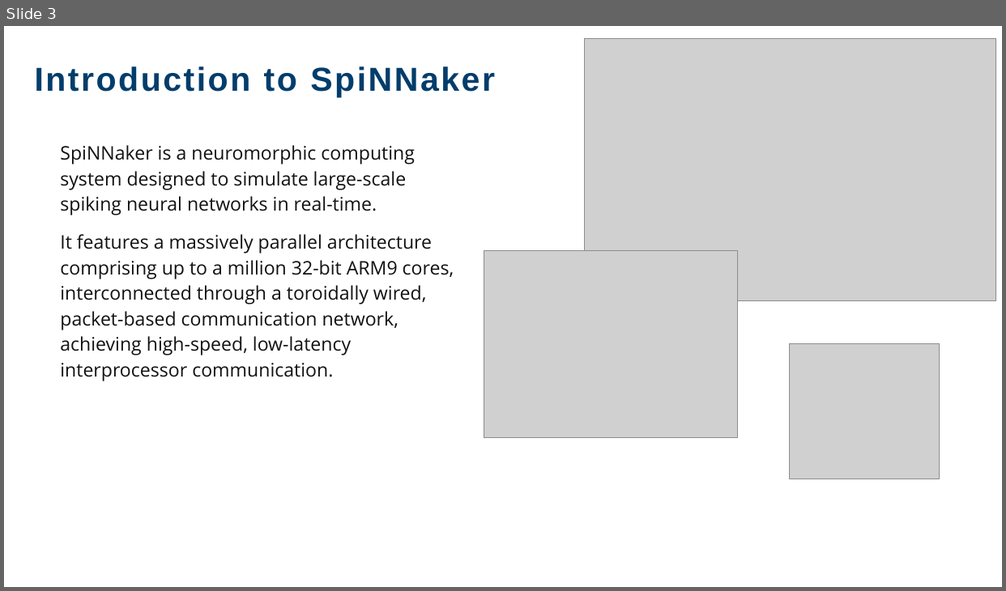
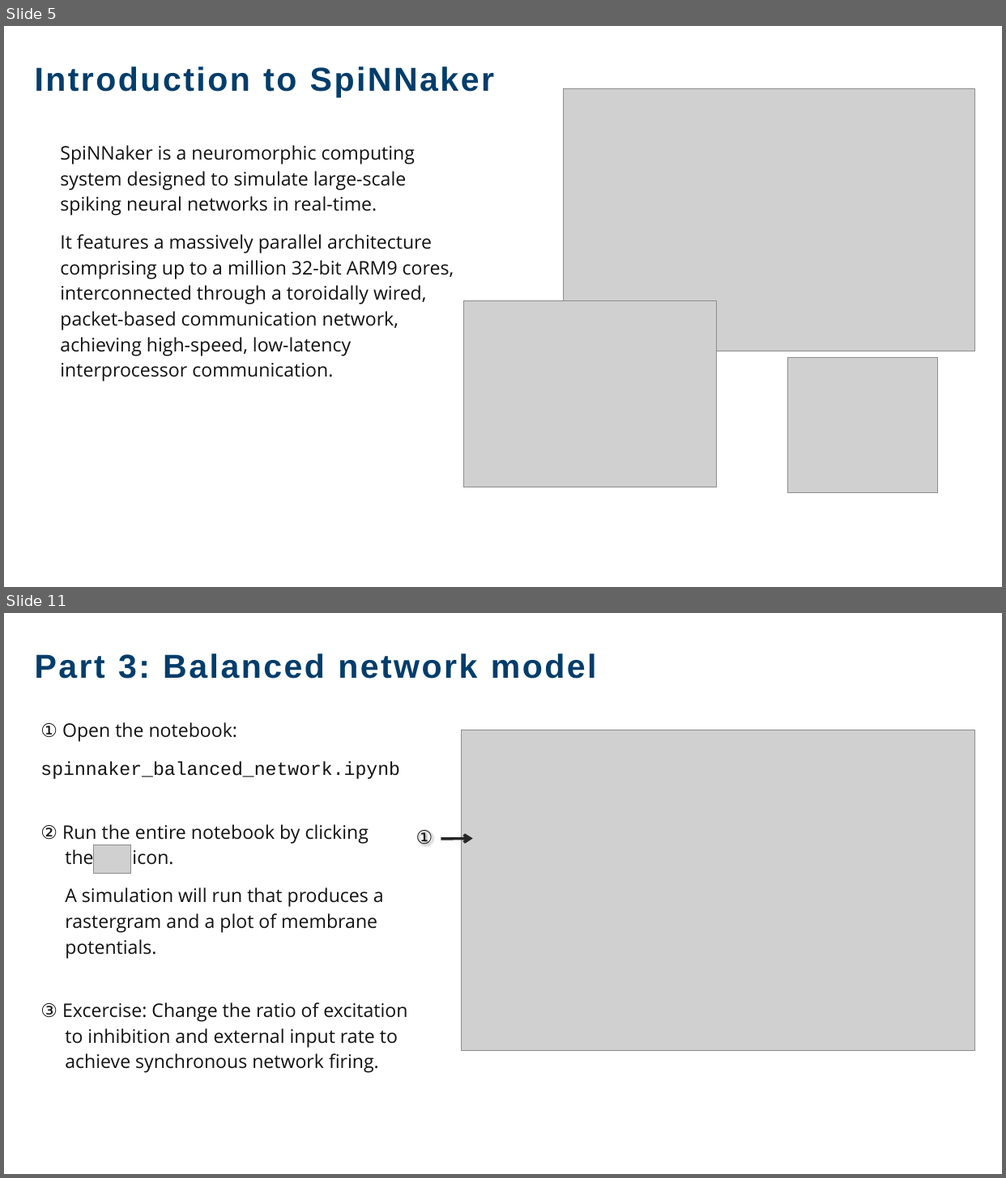
Before and after one commit to clinssen/ebrains-nestml-spinnaker, a slide deck: spinnaker-ebrains-at-NEST-Conference-2026.pptx. Shown one above the other, each under a label of ours: slide 3 before the commit, slides 5 and 11 after it; the slides between them are not shown. The pictures are 1006x591 and 1006x1178 pixels, drawn with LibreOffice and Linux fonts; fonts in the diff are those of the drawing; grey boxes stand for pictures; background and template pictures are left out. Boxes give left, top, right and bottom in pixels: in the first picture for what was removed or moved away, otherwise in the second. Text is boxed around its words. In the diff, an @@ line names an element or a change of style, - is before the commit and + after.

```diff
--- a/spinnaker-ebrains-at-NEST-Conference-2026.pptx
+++ b/spinnaker-ebrains-at-NEST-Conference-2026.pptx
@@ slide 11 added at (4,613,1002,1174), background #FFFFFF; not listed: 1 template element that a slide beside it also shows @@
@@ text added at (35,653,597,679), 32 pt, text #023D6B, bold @@
+Part 3: Balanced network model
@@ text added at (40,722,407,1073), 18 pt, text #111111 @@
+① Open the notebook:
+spinnaker_balanced_network.ipynb
+② Run the entire notebook by clicking
+the icon.
+A simulation will run that produces a
+rastergram and a plot of membrane
+potentials.
+③ Excercise: Change the ratio of excitation
+to inhibition and external input rate to
+achieve synchronous network firing.
@@ picture added at (462,730,975,1051) @@
@@ text added at (416,830,433,845), 18 pt, text #111111 @@
+①
@@ picture added at (93,845,130,874) @@
@@ arrow added from (441, 839) to (473, 838), #262626 2.75 pt @@
@@ what was slide 3 is now slide 5 @@
@@ slide 5 changed as well @@
@@ text "Introduction to SpiNNaker" at (35,66,494,98): letter spacing 2 to 1.9 pt @@
@@ picture: place and size @@
-picture at (584,39,996,301)
+picture at (563,89,975,351)
@@ picture: place and size @@
-picture at (484,250,738,437)
+picture at (463,301,717,488)
@@ picture: place and size @@
-picture at (790,344,940,479)
+picture at (788,357,938,493)
```
Also in this commit, not shown: 4 other slides changed, 6 other slides added, 1 slide removed, 2 other files.
